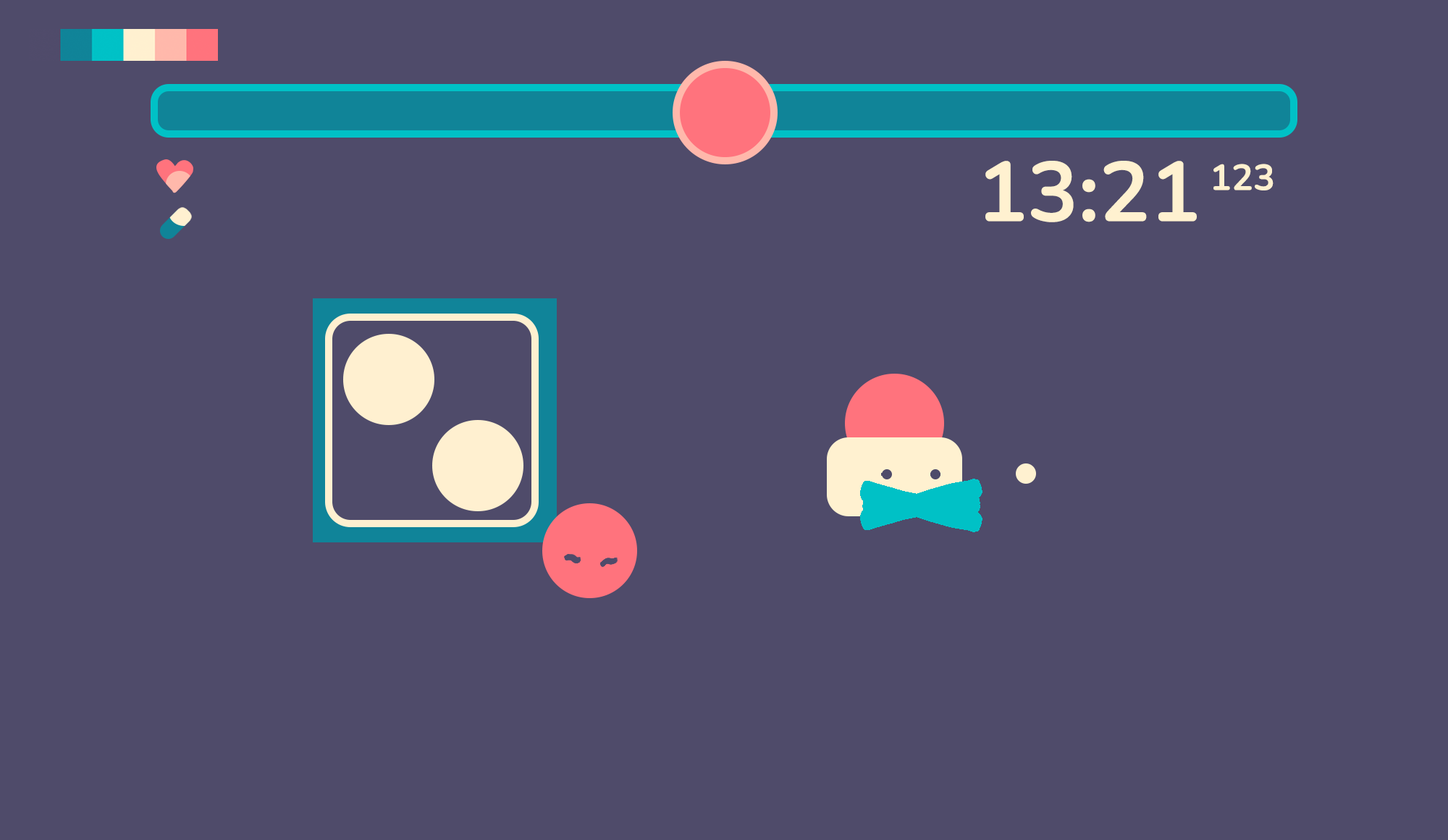
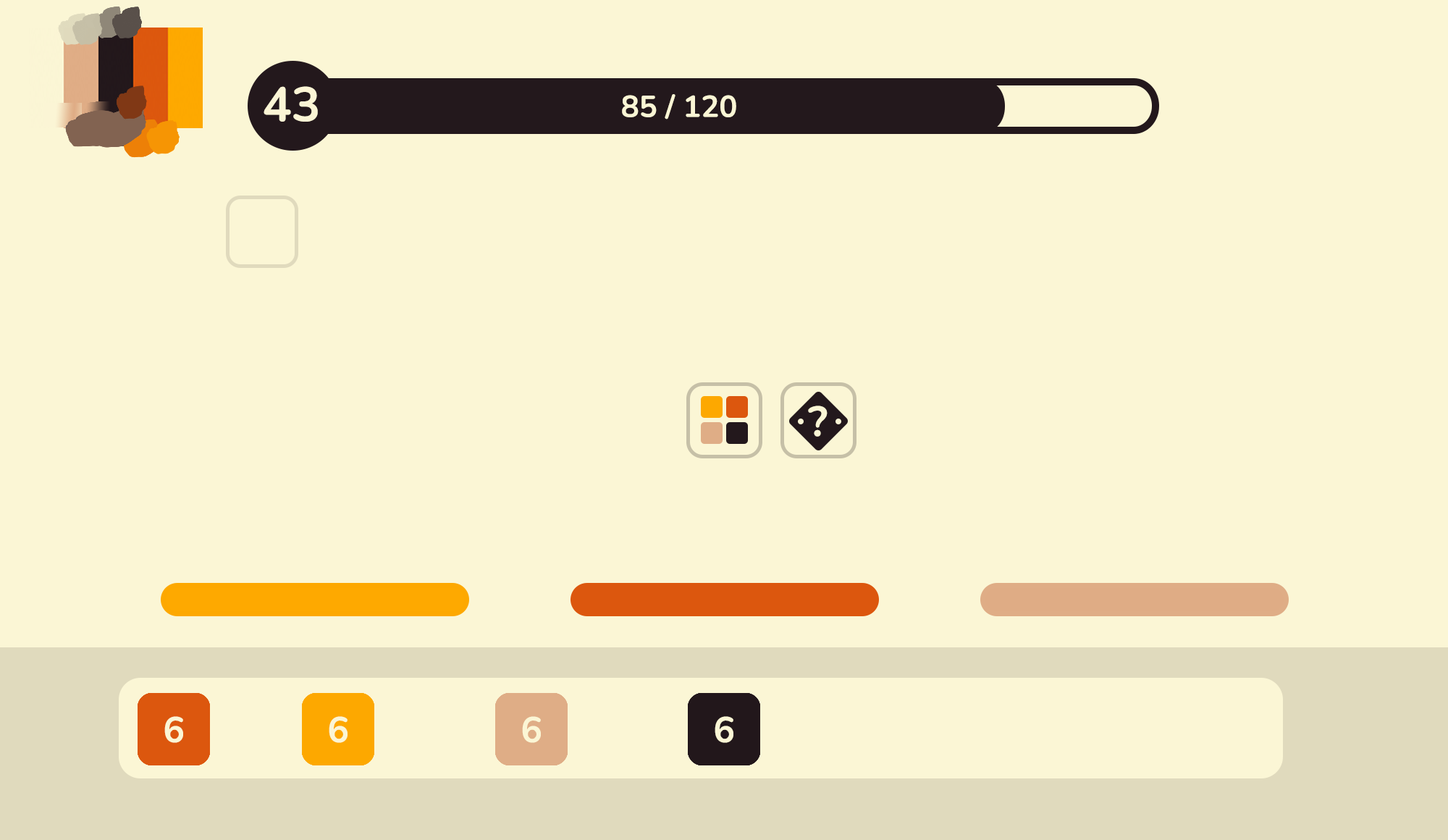
Revision of a layered 1448 × 840 image; what changed, layer by layer:
renamed "levelNumberBack" to "level", moved it above "Buttons" over (247, 60, 1159, 165)
moved "Ellipse 3" into group "levelNumberBack", painted on it over (247, 60, 778, 165)
removed group "levelBarOuter" (1 layers) from group "GameScene" over (150, 83, 1298, 138)
renamed "time" to "score", moved it into group "levelBar" over (621, 94, 1274, 223)
renamed "123" to "85/120", painted on it over (621, 94, 1274, 191)
moved "outer" (1st of 4, in "GameScene" › "level" › "levelBar") into group "levelBar", painted on it over (150, 78, 1298, 138)
removed group "levelBarInner" (1 layers) from group "GameScene" over (154, 87, 1294, 134)
removed layer "rechteck" from group "levelBarInner" over (154, 87, 1294, 134)
removed group "levelBarBack" (1 layers) from group "GameScene" over (154, 87, 1294, 134)
added group "dices" with 77 layers in group "GameScene" over (118, 677, 1283, 779)
renamed "ammoIcon" to "industry", moved it into group "dices" over (159, 207, 761, 766)
added layer "brickSlotBackground" in group "dices" over (118, 677, 1283, 779)
removed layer "Rechteck 3" from group "upgradeBackground" over (312, 298, 557, 543)
added layer "Rechteck 5" in group "slotsBackground" over (0, 647, 1448, 840)
painted on "Background" (2nd of 3, in "GameScene") over (0, 0, 1448, 840)
hid group "StartScene" (11 layers) over (0, 0, 1448, 840)
renamed "How To" to "HOW TO", painted on it over (667, 507, 1054, 658)
painted on "button" (2nd of 3, in "StartScene" › "introButton") over (626, 484, 1104, 685)
renamed "SUBTITLE" to "joscco & exla present", moved it into group "topSubTitle", painted on it over (474, 185, 980, 524)
renamed "TITLE" to "DICEITY", painted on it over (322, 221, 1140, 415)
painted on "Background" (3rd of 3, in "StartScene") over (0, 0, 1448, 840)
…and 155 more changes (108 added, 4 painted, 42 removed, 3 renamed, 2 stack, 1 visibility)
